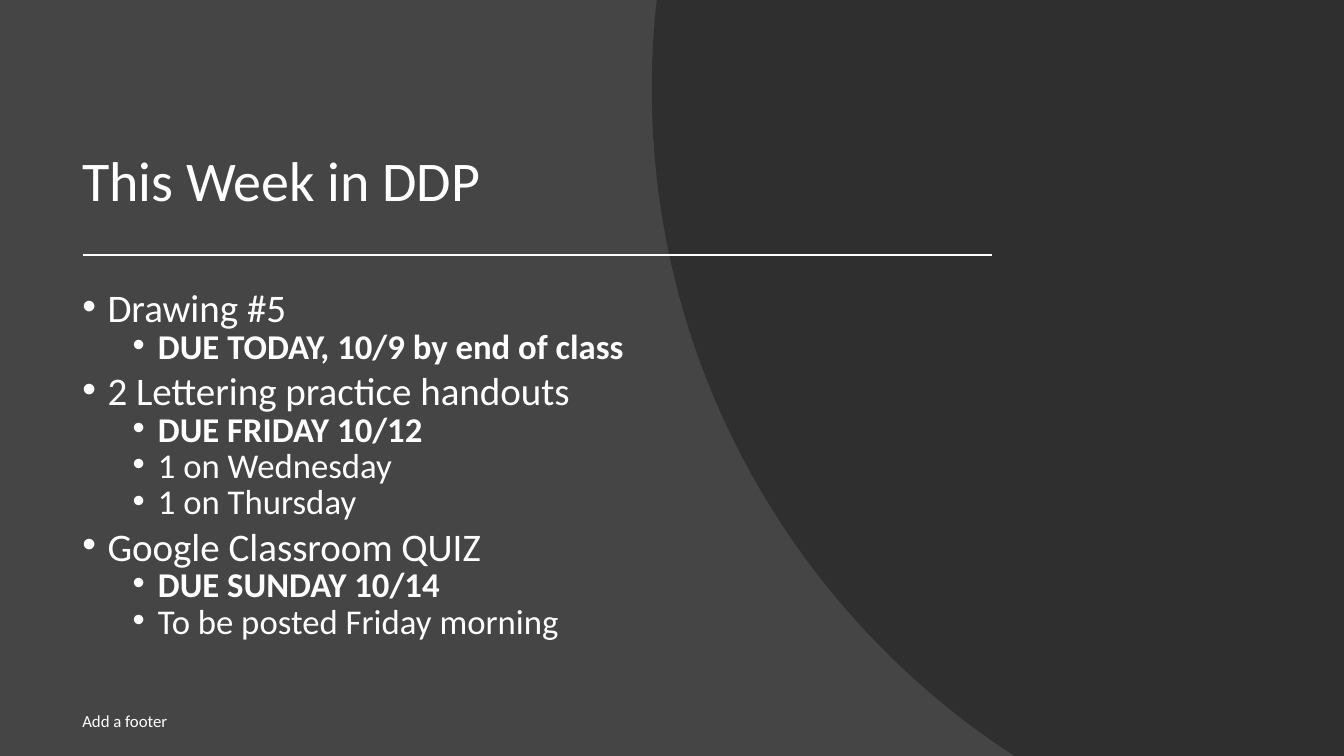
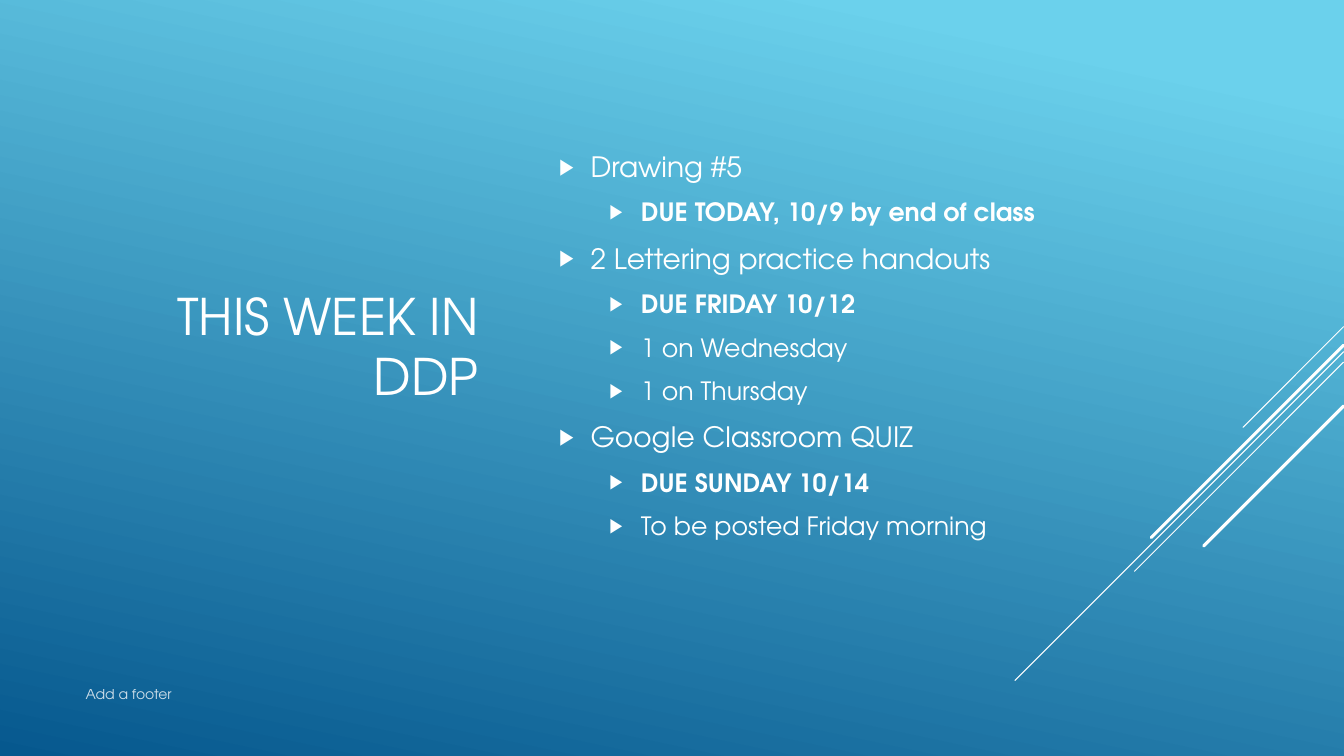
Before and after one commit to nickvertucci/Technology-Education-Curriculum, a slide deck: slide 17 of High School/Design and Drawing for Production/Unit 3 - Introduction to Lettering/Section 1 - What is Lettering/Assets/Unit 3 - Section 1 - What is Lettering.pptx. Drawn at 1344x756 pixels with LibreOffice and Linux fonts; fonts in the diff are those of the drawing. Boxes give left, top, right and bottom in pixels: in the first picture for what was removed or moved away, otherwise in the second. Text is boxed around its words. In the diff, an @@ line names an element or a change of style, - is before the commit and + after.

```diff
--- a/High School/Design and Drawing for Production/Unit 3 - Introduction to Lettering/Section 1 - What is Lettering/Assets/Unit 3 - Section 1 - What is Lettering.pptx
+++ b/High School/Design and Drawing for Production/Unit 3 - Introduction to Lettering/Section 1 - What is Lettering/Assets/Unit 3 - Section 1 - What is Lettering.pptx
@@ background #454545 to gradient #6ED2EB to #06588E @@
@@ freeform shape removed at box(652, 0, 1344, 756) @@
@@ title "THIS WEEK IN DDP" at box(177, 297, 479, 395): vertical alignment bottom to middle @@
@@ text "Drawing #5": place and size @@
-text "Drawing #5" at box(108, 295, 624, 640)
+text "Drawing #5" at box(591, 156, 1035, 541)
@@ text "Drawing #5" at box(591, 156, 1035, 541): size 27.9 to 20 pt in "Drawing #5", "2 Lettering practice handouts", "Google Classroom QUIZ"; font Calibri to TeX Gyre Adventor; size 24.8 to 18 pt in "DUE TODAY, 10/9 by end of class", "DUE FRIDAY 10/12", "1 on Wednesday", "1 on Thursday" and 2 more places; bullet • to ▶; line spacing 0.7 to 1; more space between paragraphs; vertical alignment top to middle @@
@@ line removed from (85, 255) to (992, 255) @@
@@ title at box(177, 297, 479, 395): text changed; size 40 to 36 pt; font Calibri to TeX Gyre Adventor @@
-This Week in DDP
+THIS WEEK IN DDP
@@ group added at box(1015, 327, 1344, 681): 5 lines @@
@@ text "Add a footer": place and size @@
-text "Add a footer" at box(82, 715, 167, 727)
+text "Add a footer" at box(86, 689, 172, 699)
@@ text "Add a footer" at box(86, 689, 172, 699): size 12 to 10 pt, font Calibri to TeX Gyre Adventor, text colour #FFFFFF to #FFFFFF at 80% opacity; vertical alignment middle to top @@
```
Also in this commit, not shown: 22 other slides changed, 3 slides added.
